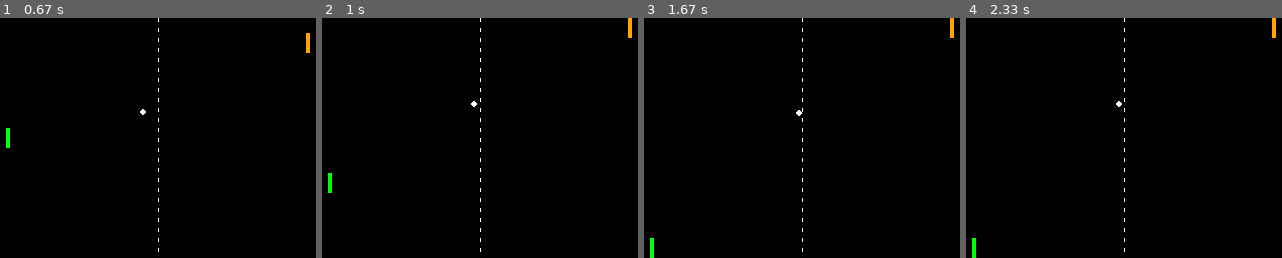
Above: before the commit, frames 1-4 (left to right).
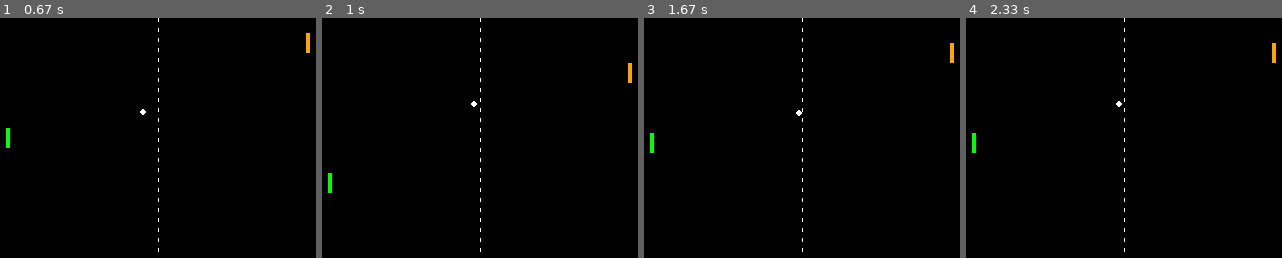
Above: after the commit, the same moments.

Repository: sebble/pyne-pong
Game: pygame game, started from pyne_game.py
Same seed, same stepped clock (60 frames per second), same inputs: the game is played once before the commit and once after it.
Inputs:
- Up to frame 1 (0.67 s): hold Up from 0.33 s (still down)
- Up to frame 2 (1 s): release Up at 0.8 s; hold Down from 0.83 s (still down); hold S from 0.83 s (still down)
- Up to frame 3 (1.67 s): release Down at 1.13 s; release S at 1.13 s; hold Up 1.17-1.53 s; hold W 1.17-1.53 s; hold Down from 1.57 s (still down); hold S from 1.57 s (still down)
- Up to frame 4 (2.33 s): release Down at 1.93 s; release S at 1.93 s; hold Up 1.97-2.27 s; hold W 1.97-2.27 s; hold Down from 2.3 s (still down); hold S from 2.3 s (still down)

Frame 1 is identical in both runs. In frame 2, 0.2% of the frame differs, in the area x 96-99%, y 0-28%; in frame 3, 0.4%, in the area x 1-99%, y 0-100%; in frame 4, 0.4%.

Commit message:
Automatic commit from Dropbox on behalf of SamFinnigan

Diff:
--- a/pyne_game.py
+++ b/pyne_game.py
@@ -96,10 +96,10 @@
 
     # A map for keys
     key_map = {
-        pygame.K_w: player1.up,
-        pygame.K_s: player1.down,
-        pygame.K_UP: player2.up,
-        pygame.K_DOWN: player2.down
+        pygame.K_w: [player1.up, player1.down],
+        pygame.K_s: [player1.down, player1.up],
+        pygame.K_UP: [player2.up, player2.down],
+        pygame.K_DOWN: [player2.down, player2.up]
     }
 
     # list of sprites to render
@@ -129,7 +129,10 @@
 
             # on key press
             elif event.type == pygame.KEYDOWN:
-                key_map[event.key]()
+                key_map[event.key][0]()
+            # on key release
+            elif event.type == pygame.KEYUP:
+                key_map[event.key][1]()
 
 
 
